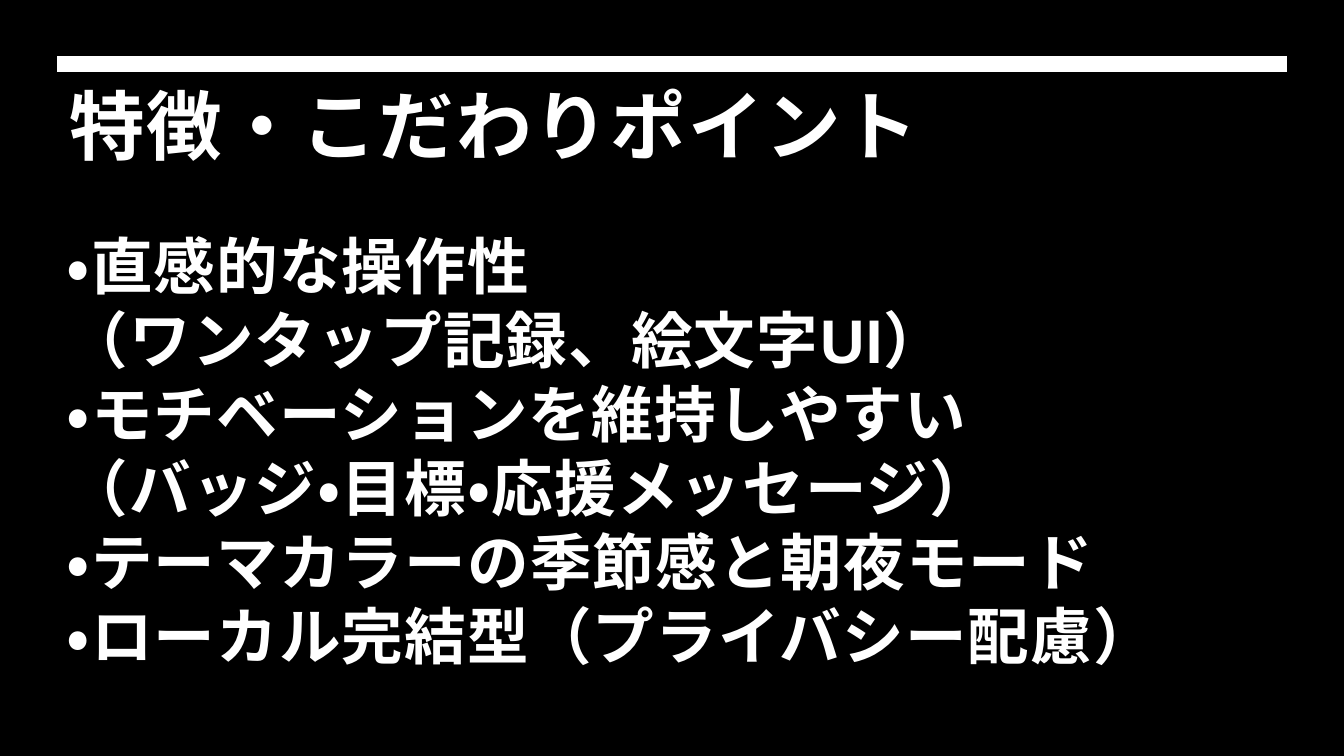
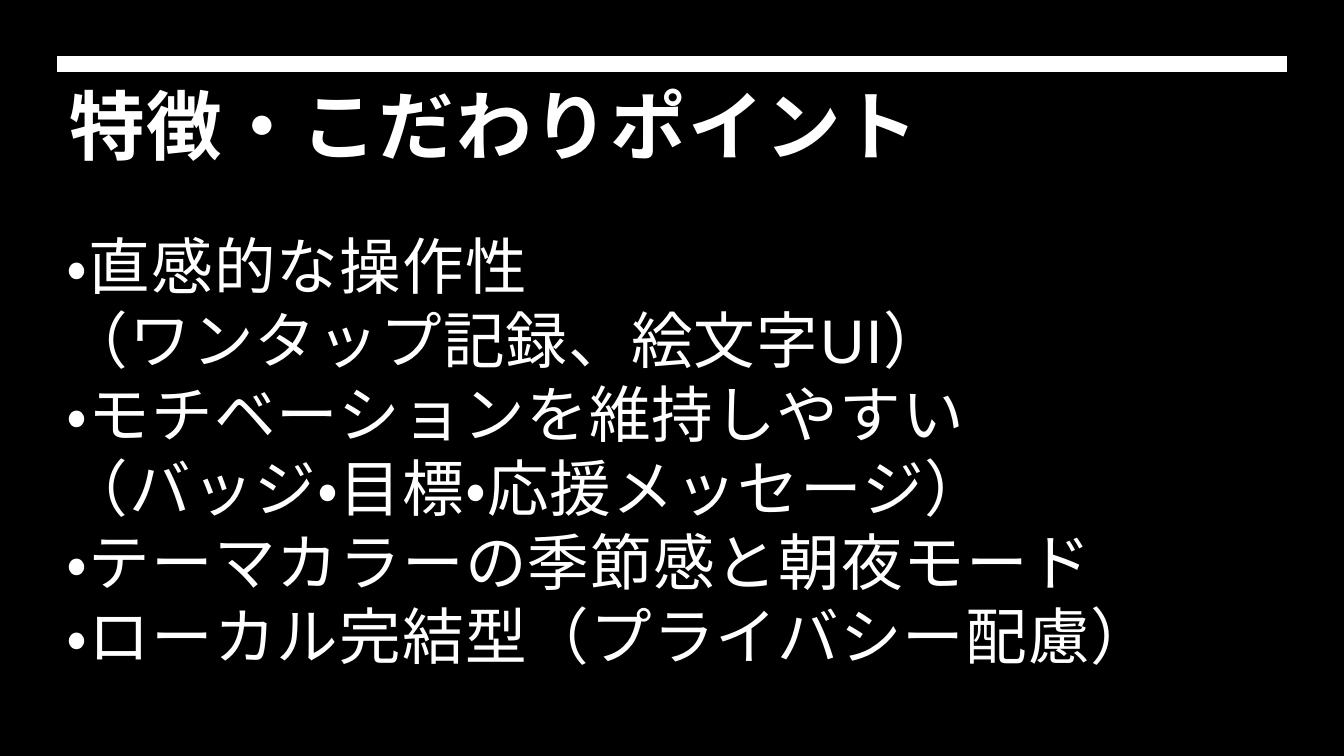
Before and after one commit to Haru62129/flutterapp, a slide deck: slide 7 of Flutter.pptx (slide 6 before the commit). Drawn at 1344x756 pixels with LibreOffice and Linux fonts; fonts in the diff are those of the drawing; background and template pictures are left out. Boxes give left, top, right and bottom in pixels: in the first picture for what was removed or moved away, otherwise in the second. Text is boxed around its words. In the diff, an @@ line names an element or a change of style, - is before the commit and + after.

Commit message:
プレゼン内容の変更
ページ枚数を増やし、全体的に見やすさを良くしました。

```diff
--- a/Flutter.pptx
+++ b/Flutter.pptx
@@ text "・直感的な操作性" at box(67, 237, 1153, 665): bold off @@
```
Also in this commit, not shown: 4 other slides changed, 1 slide added, 1 slide removed.
